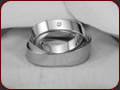
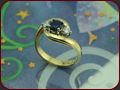
Two versions of the same layered image (120 x 90). Layer-by-layer changes:
removed layer "2_4" over [1, 1, 119, 89]
removed layer "2_4_hover" over [1, 1, 119, 89]
removed layer "4_1" over [1, 1, 119, 89]
removed layer "4_1_hover" over [1, 1, 119, 89]
removed layer "4_2" over [1, 1, 119, 89]
removed layer "4_2_hover" over [1, 1, 119, 89]
removed layer "4_3" over [1, 1, 119, 89]
removed layer "4_3_hover" over [1, 1, 119, 89]
removed layer "4_4" over [1, 1, 119, 89]
removed layer "4_4_hover" over [1, 1, 119, 89]
added layer "01S" above "02S" over [1, 1, 119, 89]
added layer "02S" above "03S" over [1, 1, 119, 89]
added layer "03S" above "04S" over [1, 1, 119, 89]
added layer "04S" above "05S" over [1, 1, 119, 89]
added layer "05S" above "06S" over [1, 1, 119, 89]
added layer "06S" above "07S" over [1, 1, 119, 89]
added layer "07S" above "08S" over [1, 1, 119, 89]
added layer "08S" above "09S" over [1, 1, 119, 89]
added layer "09S" above "10S" over [1, 1, 119, 89]
added layer "10S" above "11S" over [1, 1, 119, 89]
added layer "11S" above "12S" over [1, 1, 119, 89]
added layer "12S" above "13S" over [1, 1, 119, 89]
added layer "13S" above "14S" over [1, 1, 119, 89]
added layer "14S" above "15S" over [1, 1, 119, 89]
…and 3 more changes (3 added)
